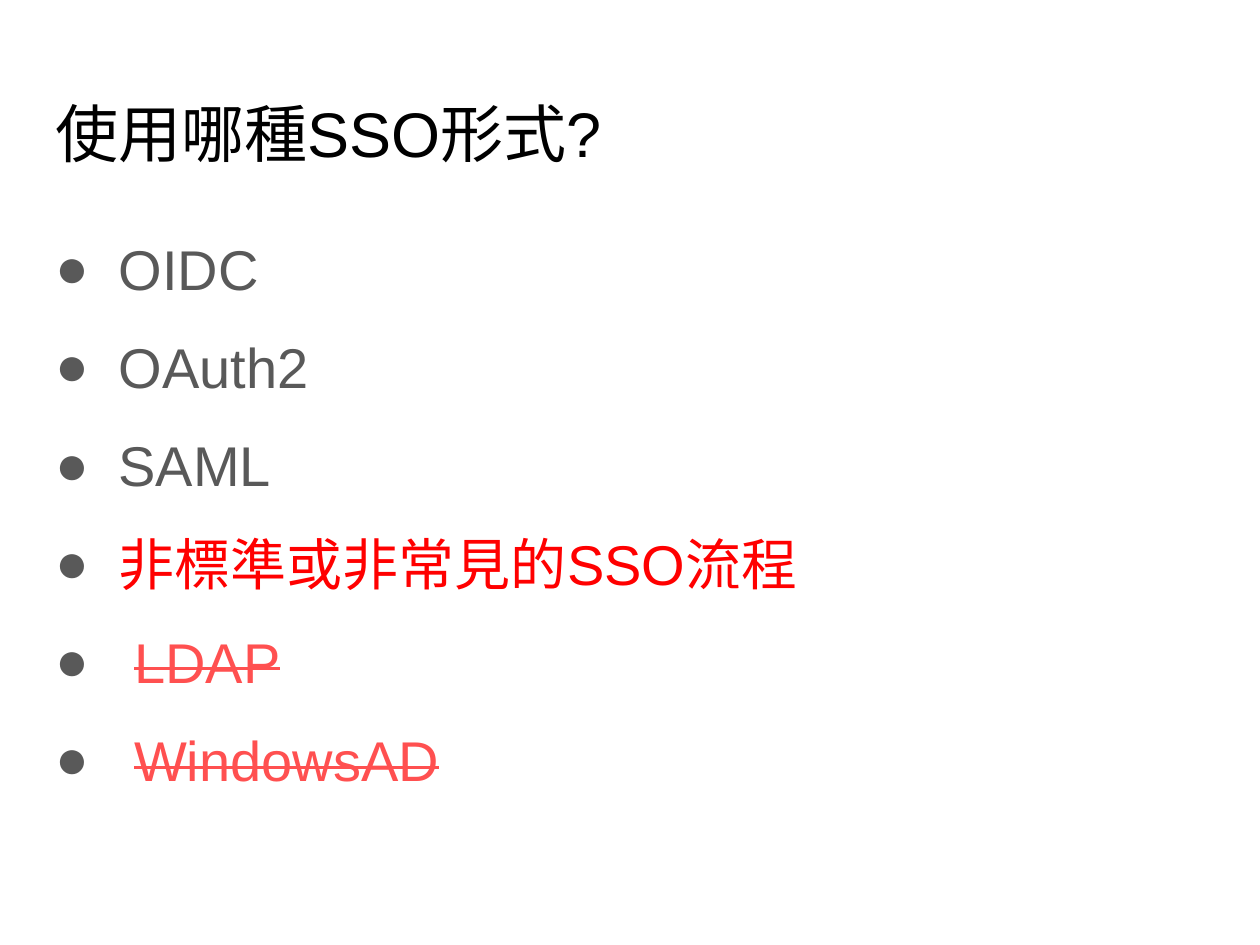
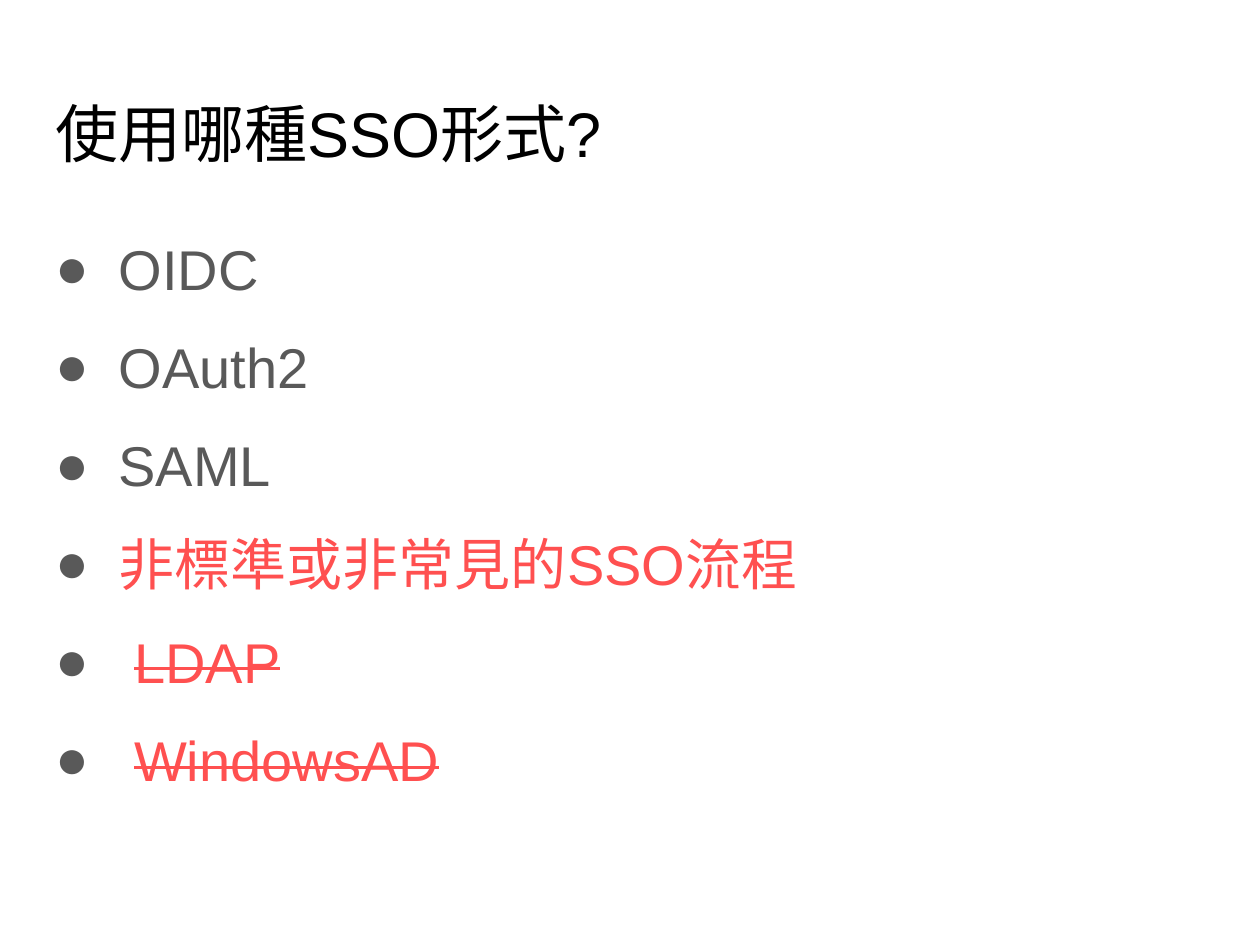
Before and after one commit to Sevenflanks/jcconf-2024-sso-flow-demo, a slide deck: slide 9 of JCC24_slide_Rhys.pptx (slide 8 before the commit). Drawn at 1260x945 pixels with LibreOffice and Linux fonts; fonts in the diff are those of the drawing; background and template pictures are left out. Boxes give left, top, right and bottom in pixels: in the first picture for what was removed or moved away, otherwise in the second. Text is boxed around its words. In the diff, an @@ line names an element or a change of style, - is before the commit and + after.

```diff
--- a/JCC24_slide_Rhys.pptx
+++ b/JCC24_slide_Rhys.pptx
@@ text at box(119, 538, 798, 590): text colour #FF0000 to #FF5050 in "非標準或非常見的SSO流程" @@
```
Also in this commit, not shown: 9 other slides changed, 1 slide added.
